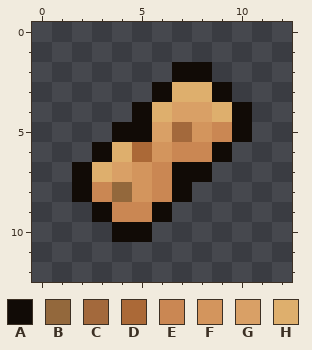
Two states of a pixel-art file, ressources/candy/peanut.aseprite. Above is the file before it was changed.
13x13 pixels, 1 frame.
Palette (. is transparent): A #110b06  B #93683c  C #a3693c  D #ab6937  E #ca8753  F #d3955d  G #d9a066  H #deaf6d
Pixels before, first column x 2:
 2 .....AA..
 3 ....AHHA.
 4 ...AHGGHA
 5 ..AAGCFEA
 6 .AHDFEEA.
 7 AHGFEAA..
 8 AEBFEA...
 9 .AEEA....
10 ..AA.....
Once edited:
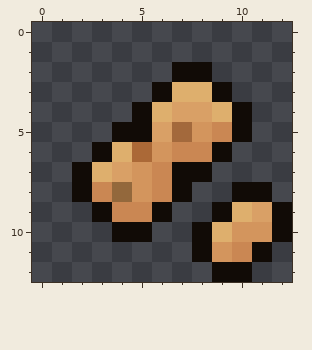
Edits made:
layer "small" added
Layer "small":
y 8: x 10..11 .. -> AA
y 9: x 9..12 .... -> AHGA
y 10: x 8..12 ..... -> AHFFA
y 11: x 8..11 .... -> AFEA
y 12: x 9..10 .. -> AA
Changed places in both pictures, as pixel boxes (x1, y1, x2, y2):
added: (192, 182, 292, 282)
